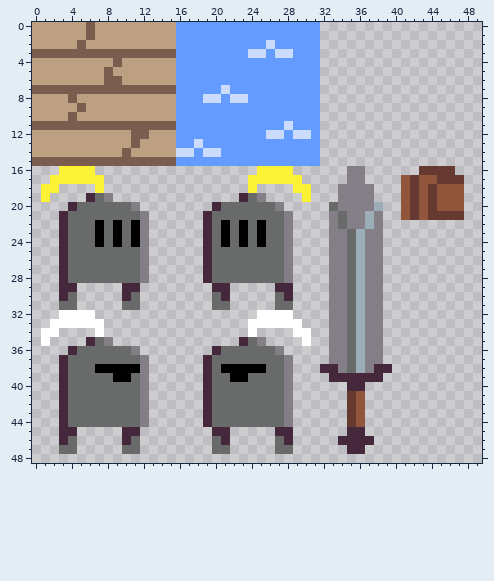
Pixel-art sprite -- dev/i.png. This is how it looked before the edit.
The file is 64x64 pixels. Shown: x 0..49, y 0..48.
After the commit:
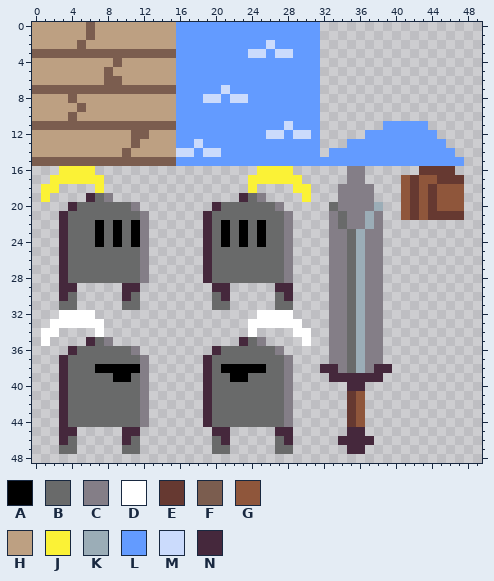
Palette (. is transparent): A #000000  B #696a6a  C #847e87  D #ffffff  E #663931  F #7b5d4f  G #8f563b  H #bda082  J #fbf236  K #9badb7  L #639bff  M #cbdbfc  N #45283c
Change:
Changed rows in their new state; - is an unchanged pixel.
first column x 32:
11 -------LLLLL----
12 -----LLLLLLLL---
13 ---LLLLLLLLLLL--
14 -LLLLLLLLLLLLLL-
15 LLLLLLLLLLLLLLLL
Changed places in both pictures, as pixel boxes (x1, y1, x2, y2):
added: (320, 121, 464, 166)
